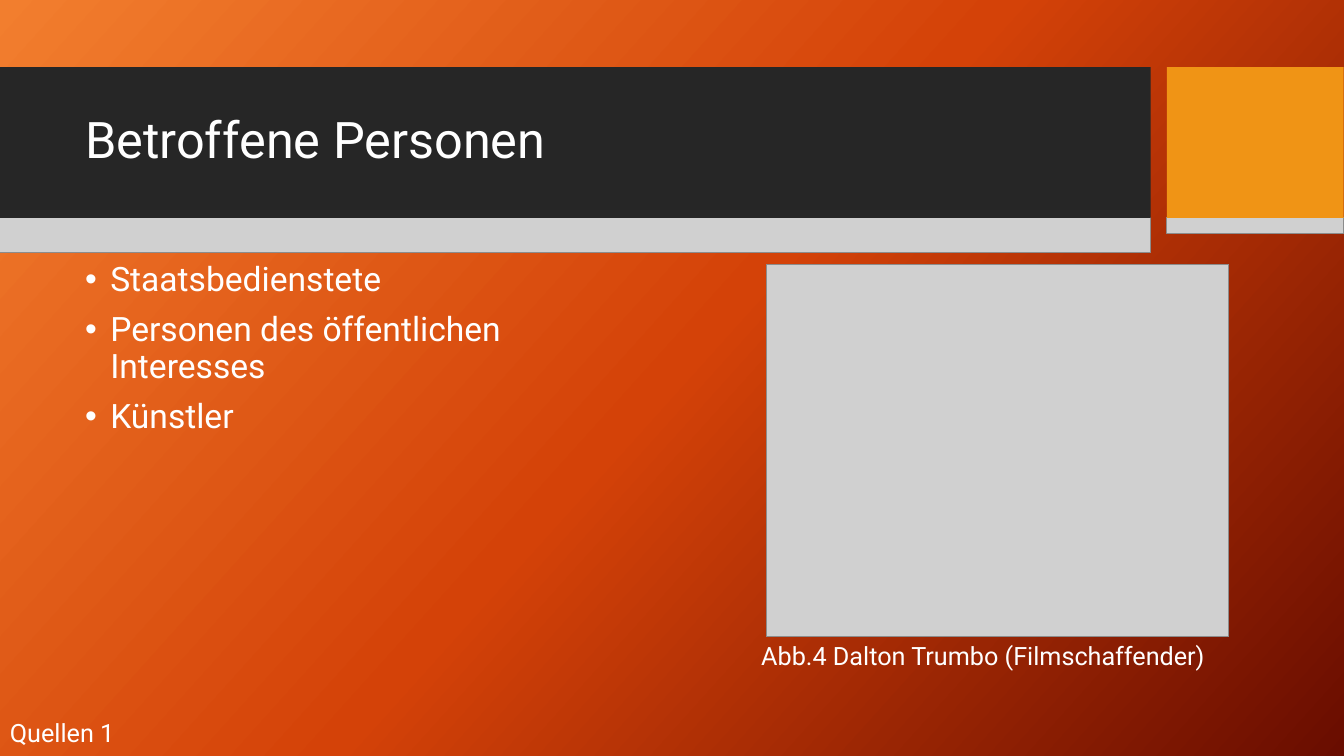
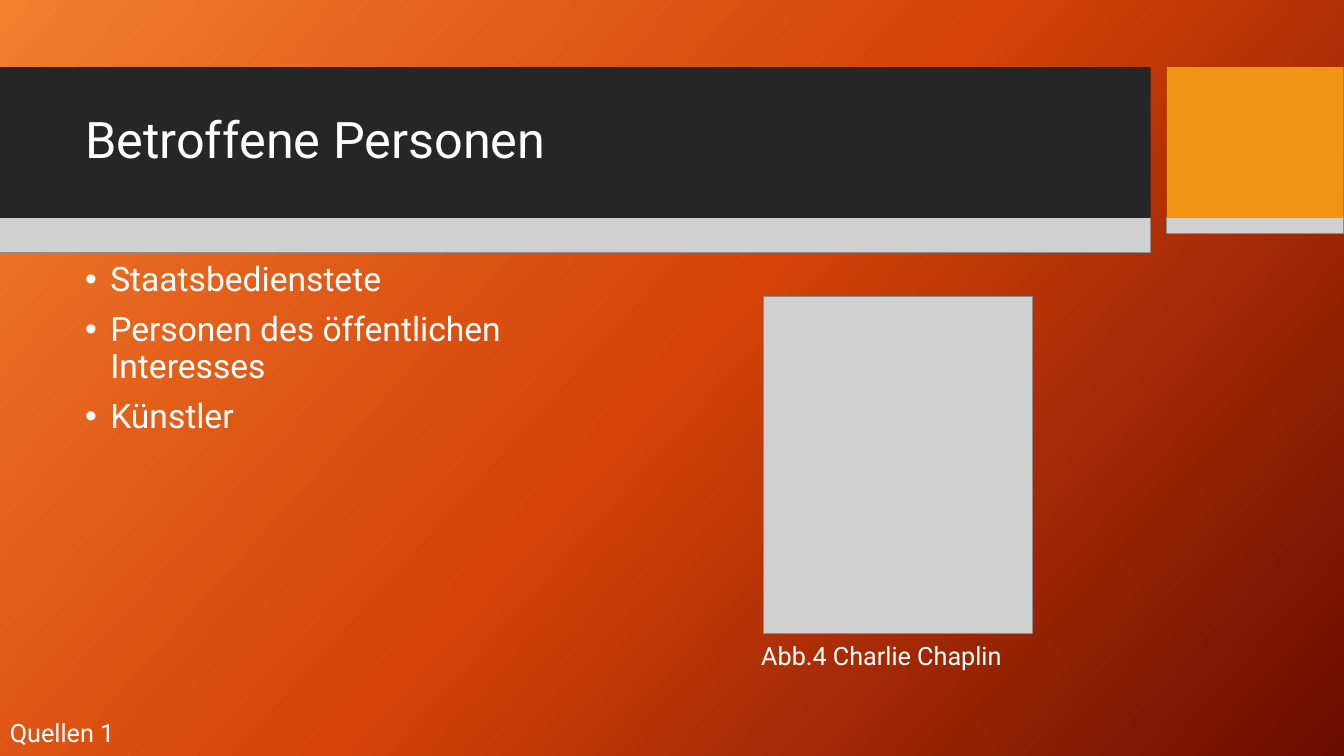
Before and after one commit to AkazeX/Schule, a slide deck: slide 5 of BM/Geschichte/McCathyismus/McCarthyismus.pptx. Drawn at 1344x756 pixels with LibreOffice and Linux fonts; fonts in the diff are those of the drawing; grey boxes stand for pictures; background and template pictures are left out. Boxes give left, top, right and bottom in pixels: in the first picture for what was removed or moved away, otherwise in the second. Text is boxed around its words. In the diff, an @@ line names an element or a change of style, - is before the commit and + after.

```diff
--- a/BM/Geschichte/McCathyismus/McCarthyismus.pptx
+++ b/BM/Geschichte/McCathyismus/McCarthyismus.pptx
@@ picture: place and size @@
-picture at <box>766,264,1229,637</box>
+picture at <box>763,297,1032,634</box>
@@ text at <box>761,646,1001,670</box>: text changed @@
-Abb.4 Dalton Trumbo (Filmschaffender)
+Abb.4 Charlie Chaplin
```
Also in this commit, not shown: 7 other slides changed, 1 slide added, 7 other files.
